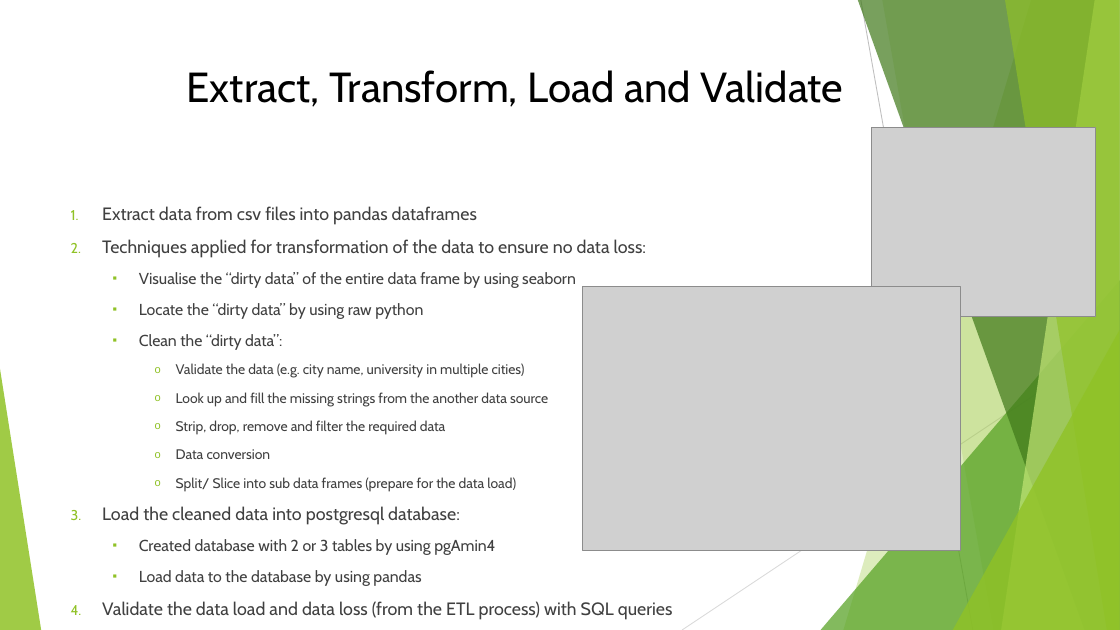
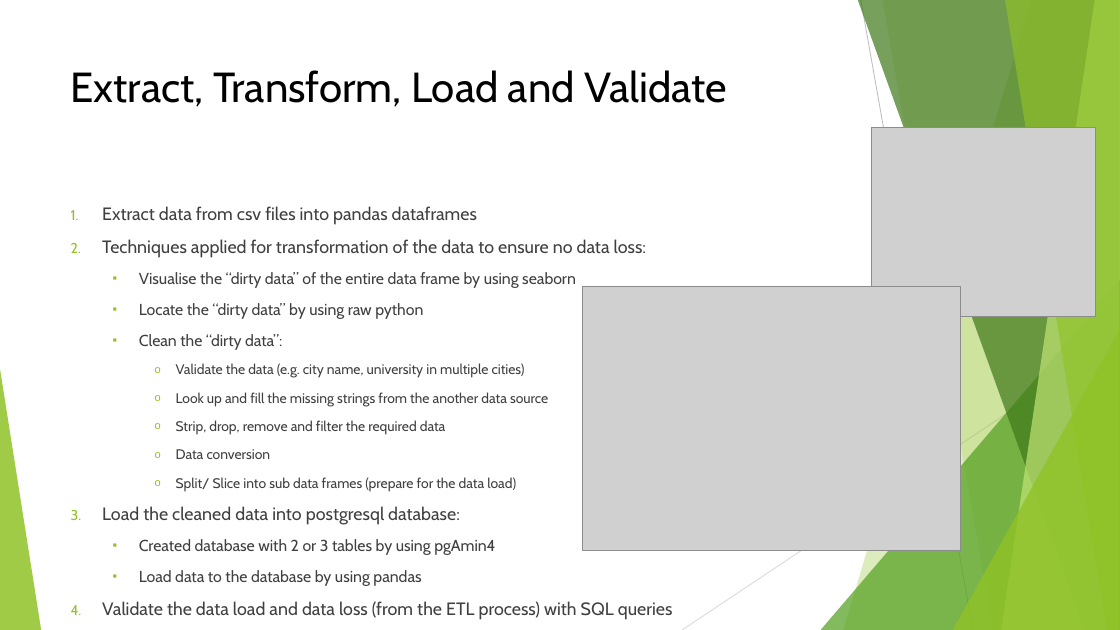
Before and after one commit to samaaravindreddy/Monash-Project-2, a slide deck: slide 4 of ETL-Project-Group-1_ah.pptx. Drawn at 1120x630 pixels with LibreOffice and Linux fonts; fonts in the diff are those of the drawing; grey boxes stand for pictures. Boxes give left, top, right and bottom in pixels: in the first picture for what was removed or moved away, otherwise in the second. Text is boxed around its words. In the diff, an @@ line names an element or a change of style, - is before the commit and + after.

```diff
--- a/ETL-Project-Group-1_ah.pptx
+++ b/ETL-Project-Group-1_ah.pptx
@@ title "Extract, Transform, Load and Validate" at [71, 70, 727, 107]: alignment centre to left @@
```
Also in this commit, not shown: 1 other file.
